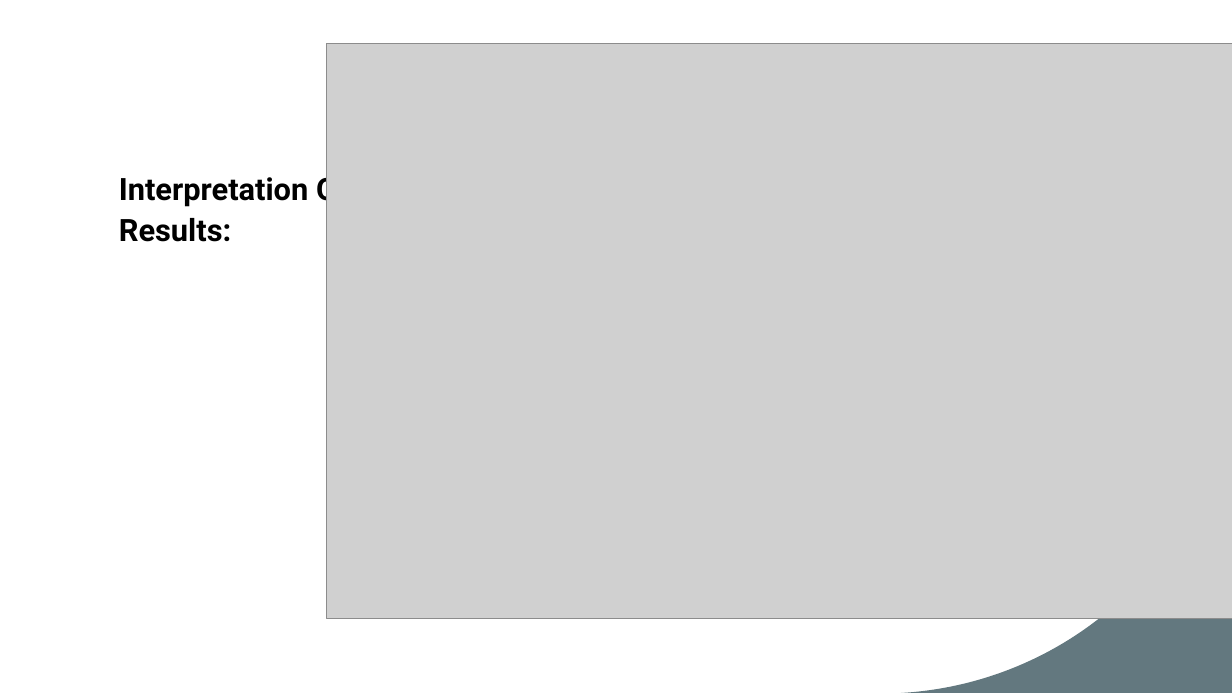
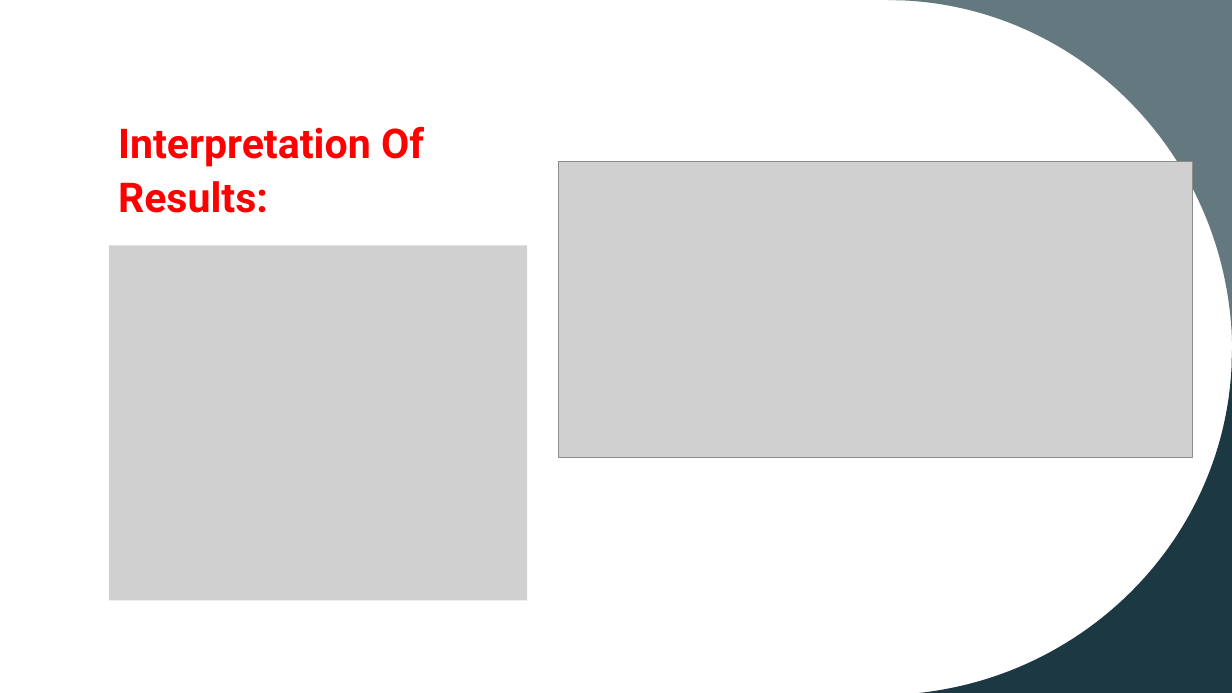
Before and after one commit to vinay-polanki/ATC_R_Project, a slide deck: slide 12 of Atc & Visualisation.pptx (slide 10 before the commit). Drawn at 1232x693 pixels with LibreOffice and Linux fonts; fonts in the diff are those of the drawing; grey boxes stand for pictures. Boxes give left, top, right and bottom in pixels: in the first picture for what was removed or moved away, otherwise in the second. Text is boxed around its words. In the diff, an @@ line names an element or a change of style, - is before the commit and + after.

```diff
--- a/Atc & Visualisation.pptx
+++ b/Atc & Visualisation.pptx
@@ freeform shape added at [888,0,1232,343], fill #63787F @@
@@ picture removed at [326,43,1232,619] @@
@@ text "Interpretation Of Results:": place and size @@
-text "Interpretation Of Results:" at [119,172,348,242]
+text "Interpretation Of Results:" at [118,126,424,213]
@@ text "Interpretation Of Results:" at [118,126,424,213]: size 24 to 32 pt, text colour #000000 to #FF0000; vertical alignment top to bottom @@
@@ picture added at [558,162,1192,457] @@
@@ picture added at [109,245,528,600] @@
@@ freeform shape added at [890,351,1232,693], fill #1B3843 @@
```
Also in this commit, not shown: 5 other slides changed, 2 slides added.
